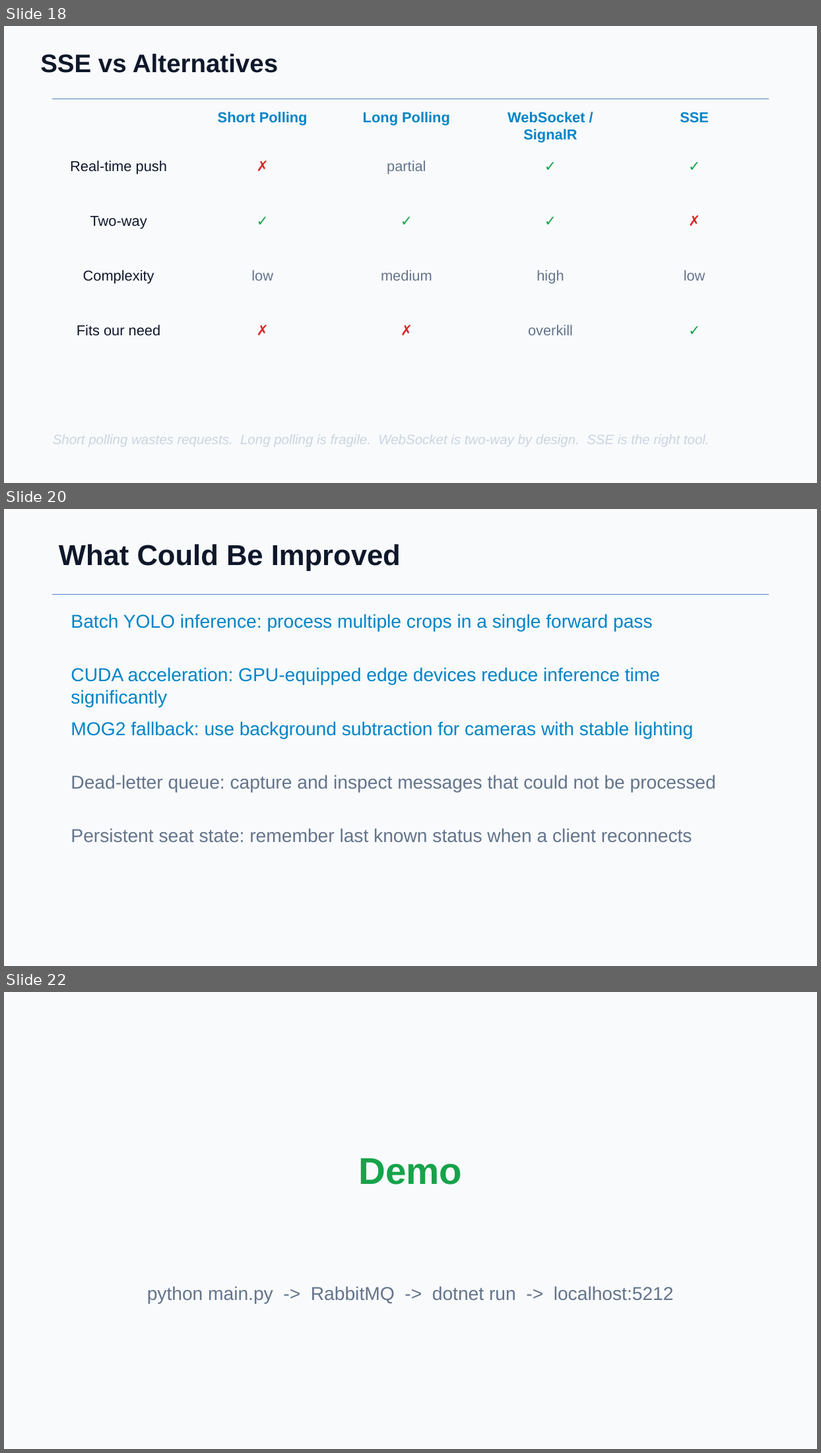
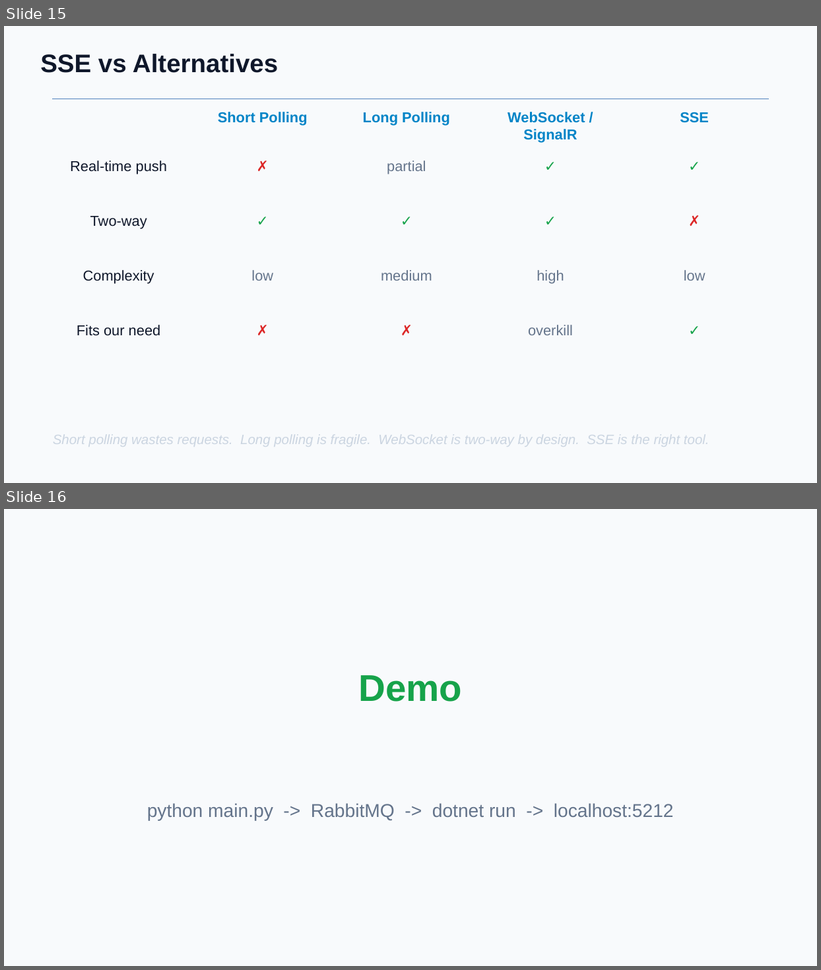
Before and after one commit to AhmadovMahammad/train-seat-monitor, a slide deck: docs/presentation.pptx. Shown one above the other, each under a label of ours: slides 18, 20 and 22 before the commit, slides 15 and 16 after it; the slides between them are not shown. The pictures are 821x1453 and 821x970 pixels, drawn with LibreOffice and Linux fonts; fonts in the diff are those of the drawing. Boxes give left, top, right and bottom in pixels: in the first picture for what was removed or moved away, otherwise in the second. Text is boxed around its words. In the diff, an @@ line names an element or a change of style, - is before the commit and + after.

```diff
--- a/docs/presentation.pptx
+++ b/docs/presentation.pptx
@@ slide 20 removed at [4, 509, 817, 966], background #F8FAFC @@
@@ text removed at [59, 544, 401, 571] @@
-What Could Be Improved
@@ line removed from (53, 594) to (768, 594) @@
@@ text removed at [71, 614, 653, 632] @@
-Batch YOLO inference: process multiple crops in a single forward pass
@@ text removed at [71, 667, 660, 708] @@
-CUDA acceleration: GPU-equipped edge devices reduce inference time significantly
@@ text removed at [71, 722, 693, 739] @@
-MOG2 fallback: use background subtraction for cameras with stable lighting
@@ text removed at [71, 775, 716, 793] @@
-Dead-letter queue: capture and inspect messages that could not be processed
@@ text removed at [71, 828, 692, 843] @@
-Persistent seat state: remember last known status when a client reconnects
@@ what was slide 18 is now slide 15 @@
@@ what was slide 22 is now slide 16 @@
```
Also in this commit, not shown: 1 slide changed, 5 other slides removed, 45 other files.
